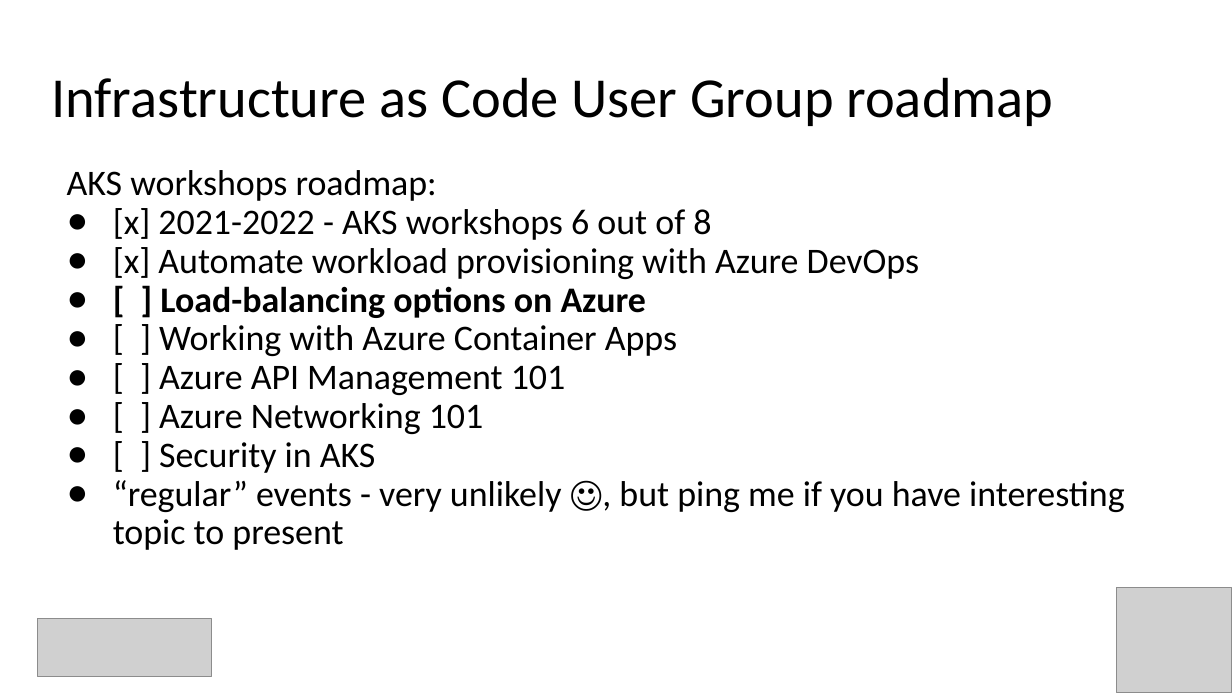
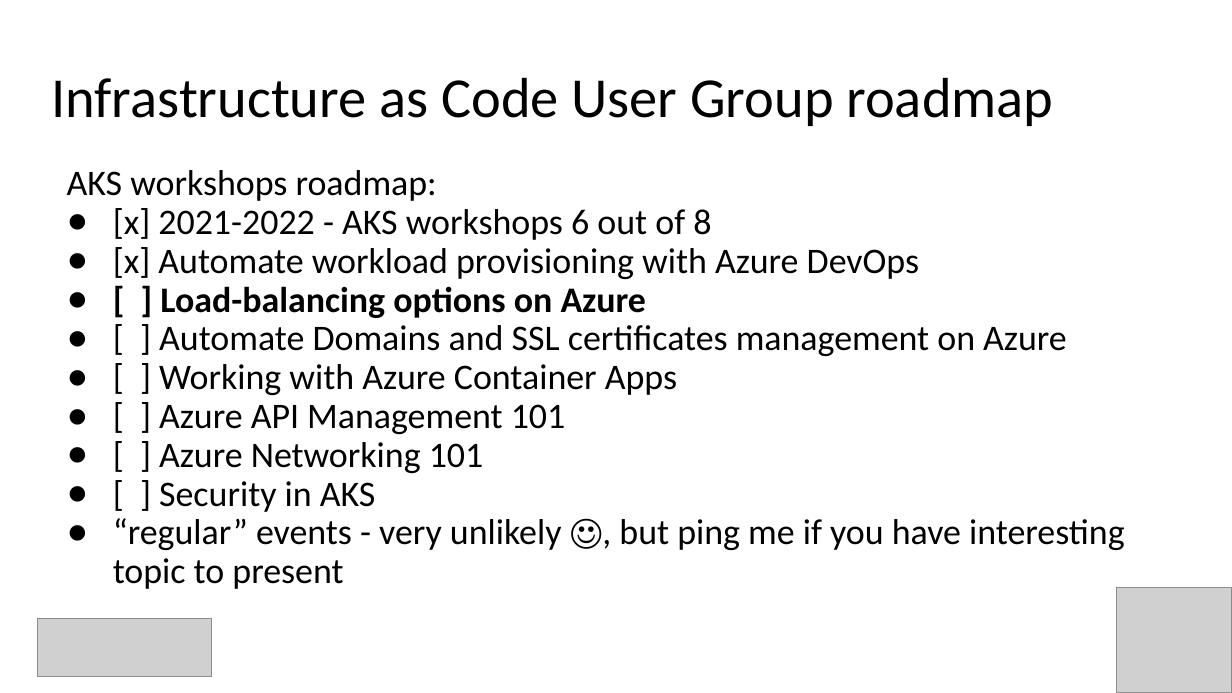
Before and after one commit to evgenyb/iac-workshops, a slide deck: slide 2 of azure-load-balancing-options/slides/azure-load-balancing-options.pptx. Drawn at 1232x693 pixels with LibreOffice and Linux fonts; fonts in the diff are those of the drawing; grey boxes stand for pictures. Boxes give left, top, right and bottom in pixels: in the first picture for what was removed or moved away, otherwise in the second. Text is boxed around its words. In the diff, an @@ line names an element or a change of style, - is before the commit and + after.

```diff
--- a/azure-load-balancing-options/slides/azure-load-balancing-options.pptx
+++ b/azure-load-balancing-options/slides/azure-load-balancing-options.pptx
@@ text at box(159, 325, 1067, 356): paragraph added @@
+● [ ] Automate Domains and SSL certificates management on Azure
```
Also in this commit, not shown: 1 slide added, 10 other files.
